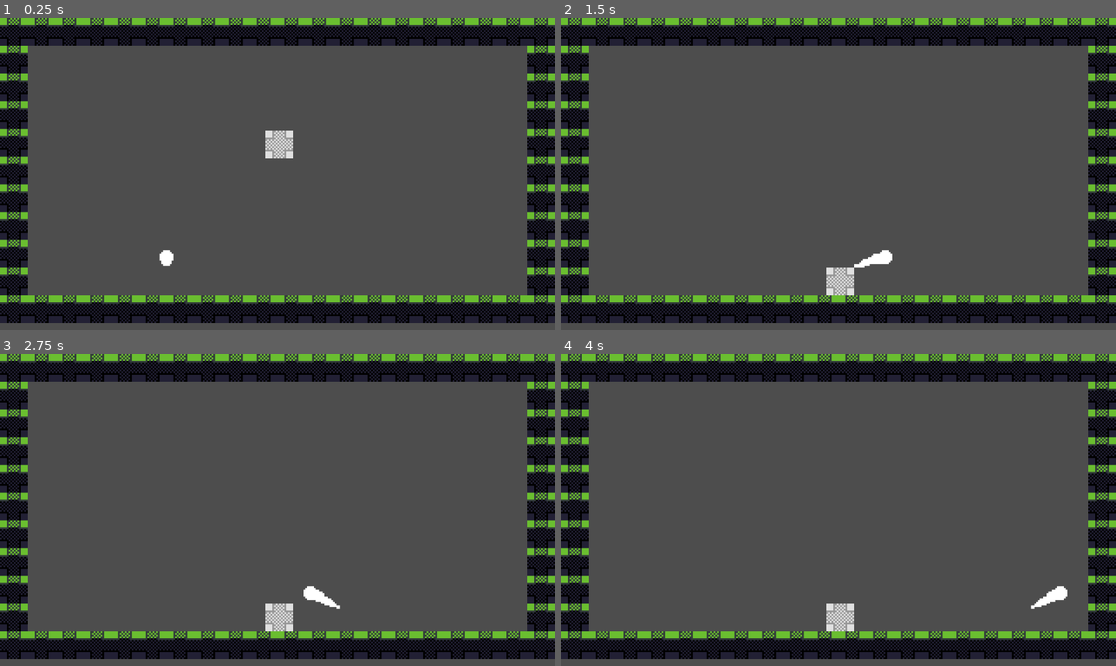
Above: before the commit, frames 1-4 (two rows, left to right).
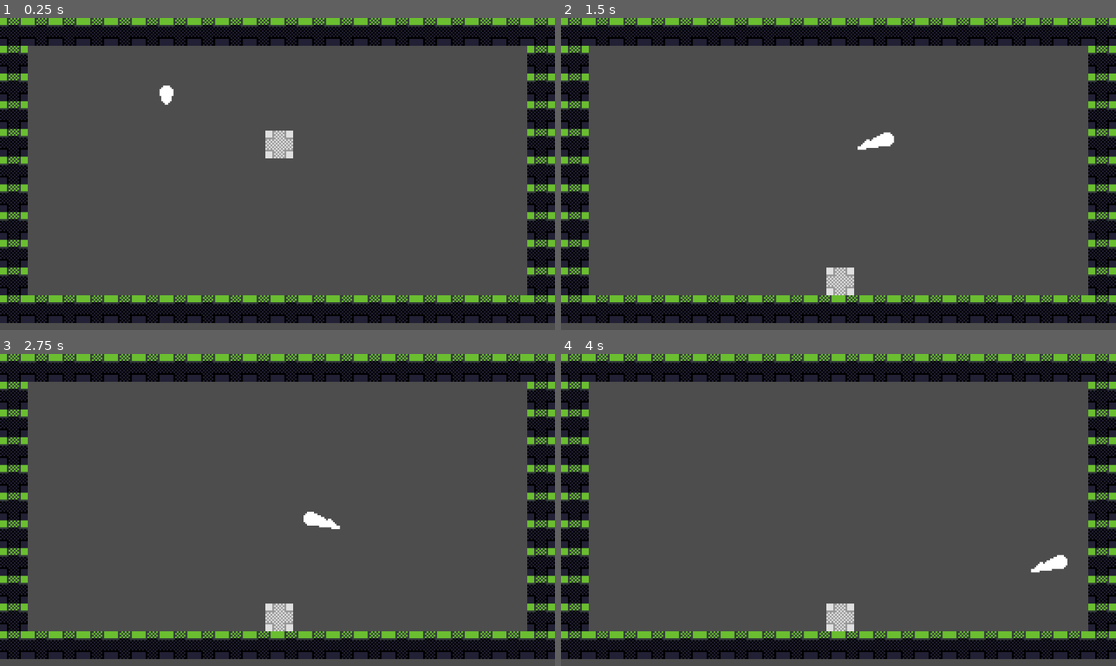
Above: after the commit, the same moments.

Repository: rtyh12/pixel-platformer
Game: Godot game, scene res://main.tscn
Same seed, same stepped clock (60 frames per second), same inputs: the game is played once before the commit and once after it.
Inputs:
- Up to frame 1 (0.25 s): no input
- Up to frame 2 (1.5 s): tap Enter at 0.5 s; hold Right (ui_right) from 0.53 s (still down)
- Up to frame 3 (2.75 s): release Right (ui_right) at 2.03 s; hold Left (ui_left) from 2.03 s (still down)
- Up to frame 4 (4 s): release Left (ui_left) at 2.78 s; hold Right (ui_right) from 2.78 s (still down)

The runs differ from the first frame. In frame 1, 0.2% of the frame differs, in the area x 28-32%, y 21-80%; in frame 2, 0.4%, in the area x 52-61%, y 36-81%; in frame 3, 0.4%; in frame 4, 0.4%.

Commit message:
Enable player collision

Diff:
--- a/scenes/levels/level1.tscn
+++ b/scenes/levels/level1.tscn
@@ -16,3 +16,4 @@
 position = Vector2(145, 47)
 
 [node name="Player" parent="." instance=ExtResource("3_5vv0f")]
+position = Vector2(80, 55)
--- a/scenes/objects/player.tscn
+++ b/scenes/objects/player.tscn
@@ -25,7 +25,6 @@
 
 [node name="CollisionShape2D" type="CollisionShape2D" parent="CharacterBody2D"]
 shape = SubResource("RectangleShape2D_4j8lr")
-disabled = true
 
 [node name="PlayerController" type="Node" parent="." node_paths=PackedStringArray("cb", "collision_shape")]
 script = ExtResource("4_2yypw")
--- a/scripts/PlayerController.gd
+++ b/scripts/PlayerController.gd
@@ -12,12 +12,9 @@
 	cb.velocity = Vector2.ZERO
 
 	# Gravity
-#	speed_vertical -= -1 * delta
-
-	cb.velocity.y += speed_vertical
+	cb.velocity.y += 20
 
 	# Collisions
-#	print(cb.is_on_floor())
 
 	# Input
 	if Input.is_action_pressed("ui_right"):
@@ -25,5 +22,5 @@
 	if Input.is_action_pressed("ui_left"):
 		cb.velocity.x -= run_speed
 
-	print(cb.velocity)
-	cb.move_and_slide()
+	print(cb.move_and_slide())
+	print(cb.is_on_floor())
